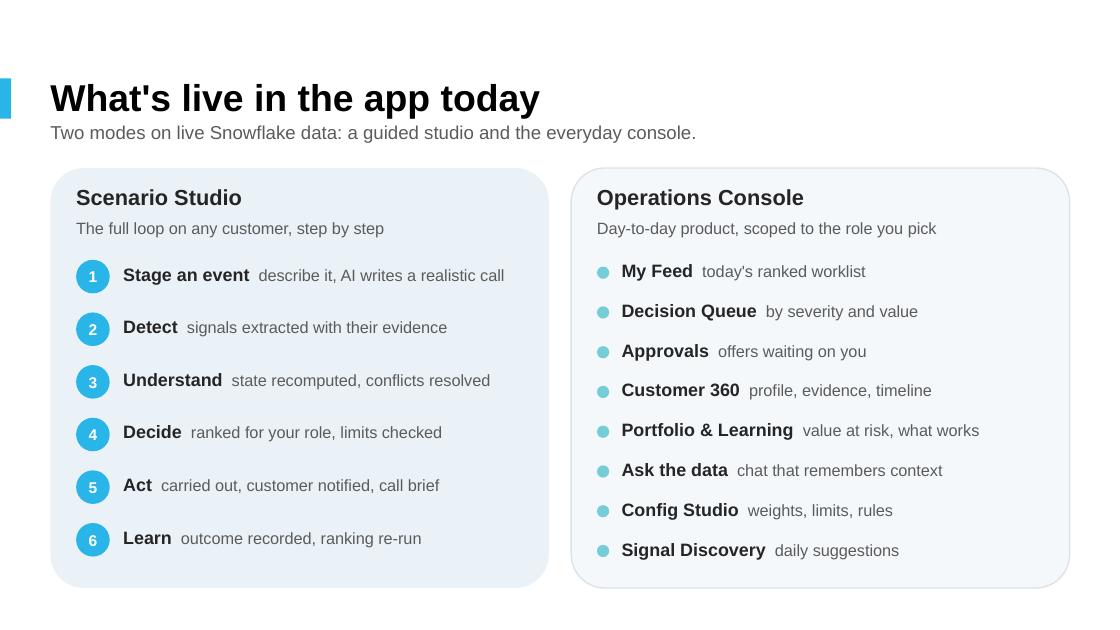
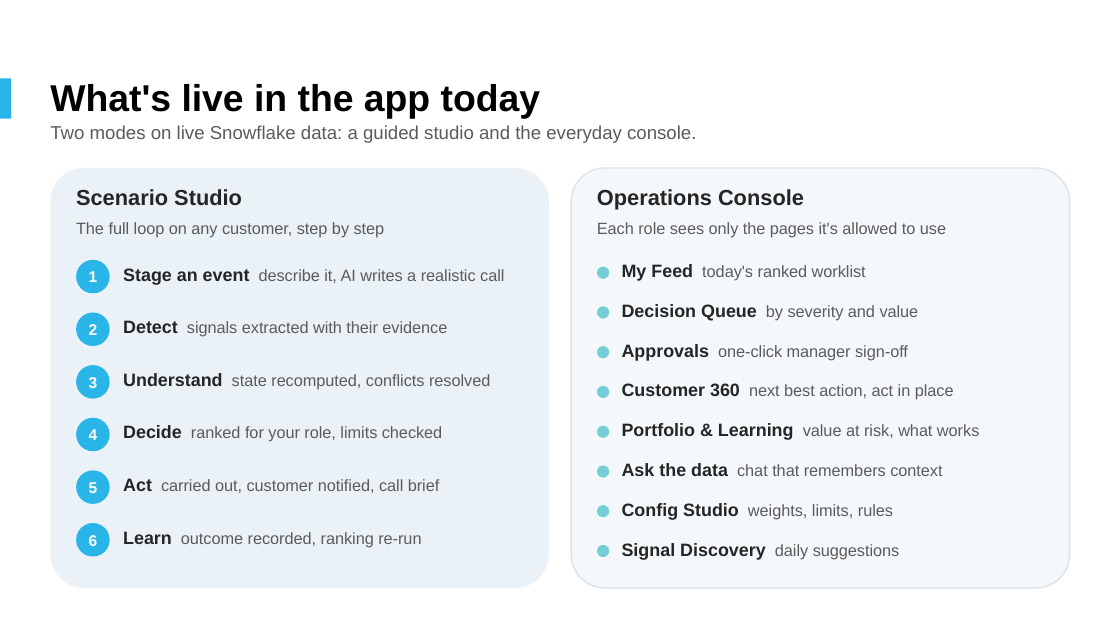
Before and after one commit to sairajsawant/snowflake-c360, a slide deck: slide 13 of deck/Customer360_Decisioning_Platform_Snowflake.pptx. Drawn at 1120x630 pixels with LibreOffice and Linux fonts; fonts in the diff are those of the drawing; background and template pictures are left out. Boxes give left, top, right and bottom in pixels: in the first picture for what was removed or moved away, otherwise in the second. Text is boxed around its words. In the diff, an @@ line names an element or a change of style, - is before the commit and + after.

```diff
--- a/deck/Customer360_Decisioning_Platform_Snowflake.pptx
+++ b/deck/Customer360_Decisioning_Platform_Snowflake.pptx
@@ text at bbox=[597, 222, 946, 238]: text changed @@
-Day-to-day product, scoped to the role you pick
+Each role sees only the pages it's allowed to use
@@ text at bbox=[622, 344, 908, 361]: text changed @@
-Approvals offers waiting on you
+Approvals one-click manager sign-off
@@ text at bbox=[622, 383, 954, 400]: text changed @@
-Customer 360 profile, evidence, timeline
+Customer 360 next best action, act in place
```
Also in this commit, not shown: 1 other slide changed, 8 other files.
